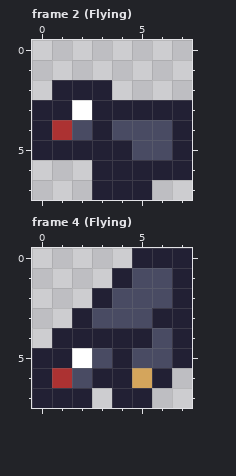
One commit to this pixel-art file: Assets/sprites/Bird.aseprite. Above is the file before it was changed.
8x8 pixels, 4 frames. Shown: frame 2 (Flying), frame 4 (Flying). The commit also changed other frames, which this record leaves out.
The result:
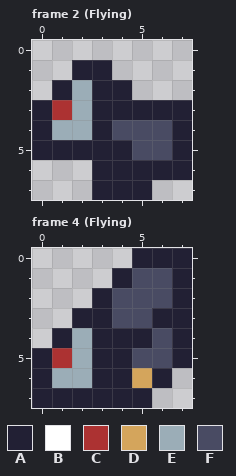
Palette (. is transparent): A #222034  B #ffffff  C #ac3232  D #d4a55c  E #9badb7  F #494b63
The exact change:
--- frame 2 (Flying)
@@ x 0..7 @@
 0 ........
-1 ........
-2 .AAA....
-3 AABAAAAA
-4 ACFAFFFA
+1 ..AA....
+2 .AEAA...
+3 ACEAAAAA
+4 AEEAFFFA
 5 AAAAAFFA
--- frame 4 (Flying)
@@ x 0..7 @@
 2 ...AFFFA
-3 ..AFFFAA
-4 .AAAAAFA
-5 AABFAFFA
-6 ACFAADA.
-7 AAA.AA..
+3 ..AAFFAA
+4 .AEAAAFA
+5 ACEAAFFA
+6 AEEAADA.
+7 AAAAAA..
Changed places in both pictures, as pixel boxes (x1, y1, x2, y2):
changed: (52, 60, 132, 140)
changed: (52, 308, 112, 408)
